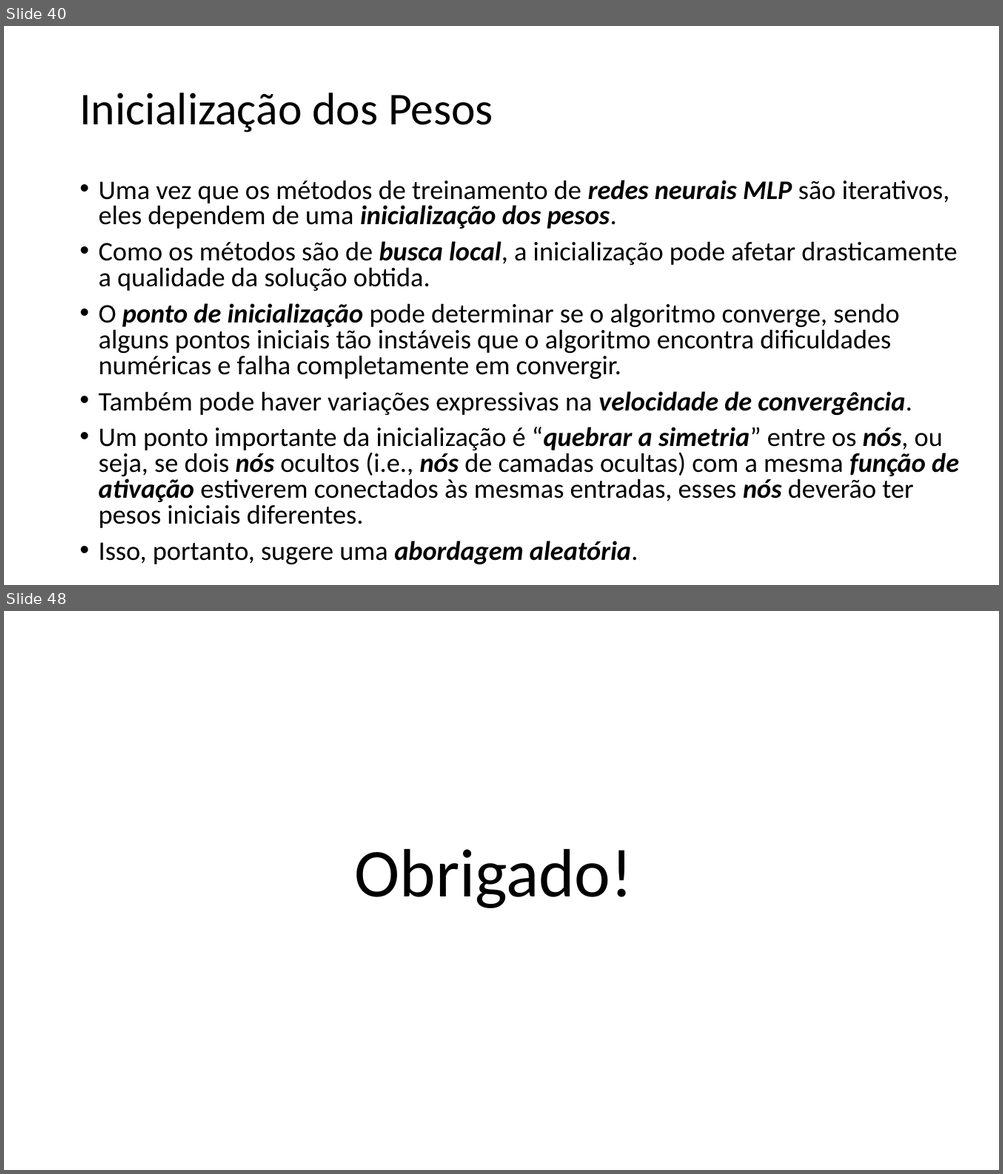
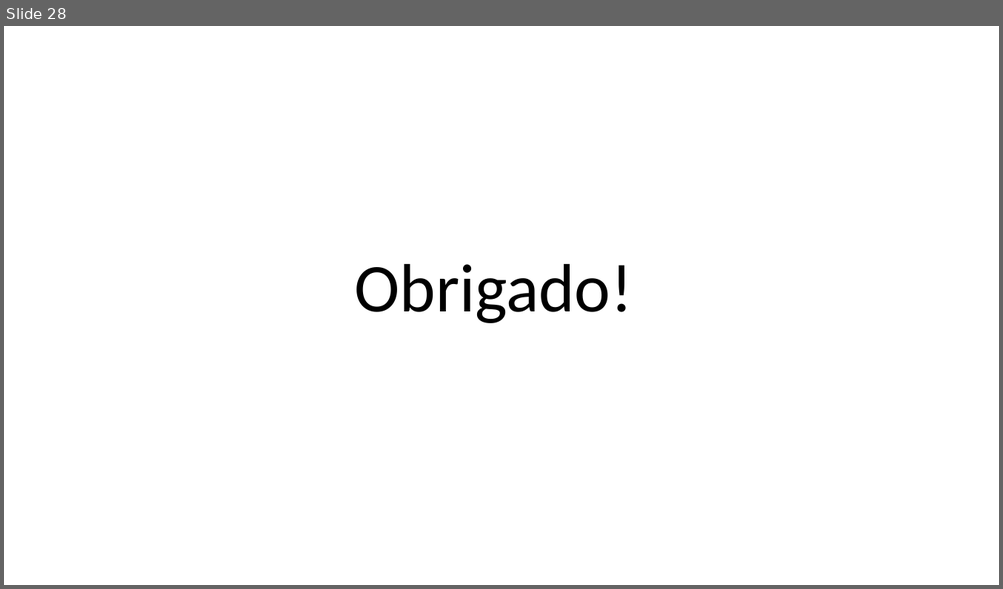
Before and after one commit to zz4fap/t320_aprendizado_de_maquina, a slide deck: slides/T320_Redes_Neurais_Artificiais (Parte III).pptx. Shown one above the other, each under a label of ours: slides 40 and 48 before the commit, slide 28 after it; the slides between them are not shown. The pictures are 1003x1174 and 1003x589 pixels, drawn with LibreOffice and Linux fonts; fonts in the diff are those of the drawing. Boxes give left, top, right and bottom in pixels: in the first picture for what was removed or moved away, otherwise in the second. Text is boxed around its words. In the diff, an @@ line names an element or a change of style, - is before the commit and + after.

```diff
--- a/slides/T320_Redes_Neurais_Artificiais (Parte III).pptx
+++ b/slides/T320_Redes_Neurais_Artificiais (Parte III).pptx
@@ slide 40 removed at box(4, 26, 999, 585), background #FFFFFF @@
@@ title removed at box(79, 93, 493, 133) @@
-Inicialização dos Pesos
@@ text removed at box(99, 180, 959, 565) @@
-• Uma vez que os métodos de treinamento de redes neurais MLP são iterativos, eles dependem de uma inicialização dos pesos.
-• Como os métodos são de busca local, a inicialização pode afetar drasticamente a qualidade da solução obtida.
-• O ponto de inicialização pode determinar se o algoritmo converge, sendo alguns pontos iniciais tão instáveis que o algoritmo encontra dificuldades numéricas e falha completamente em convergir.
-• Também pode haver variações expressivas na velocidade de convergência.
-• Um ponto importante da inicialização é “quebrar a simetria” entre os nós, ou seja, se dois nós ocultos (i.e., nós de camadas ocultas) com a mesma função de ativação estiverem conectados às mesmas entradas, esses nós deverão ter pesos iniciais diferentes.
-• Isso, portanto, sugere uma abordagem aleatória.
@@ what was slide 48 is now slide 28 @@
```
Also in this commit, not shown: 4 slides changed, 3 slides added, 19 other slides removed, 9 other files.
